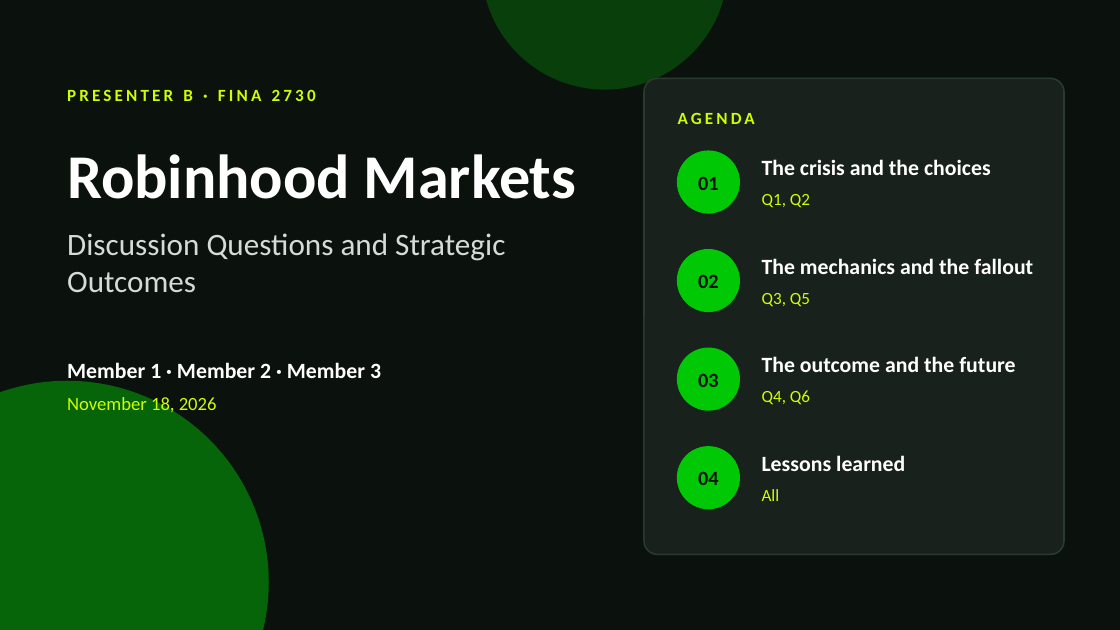
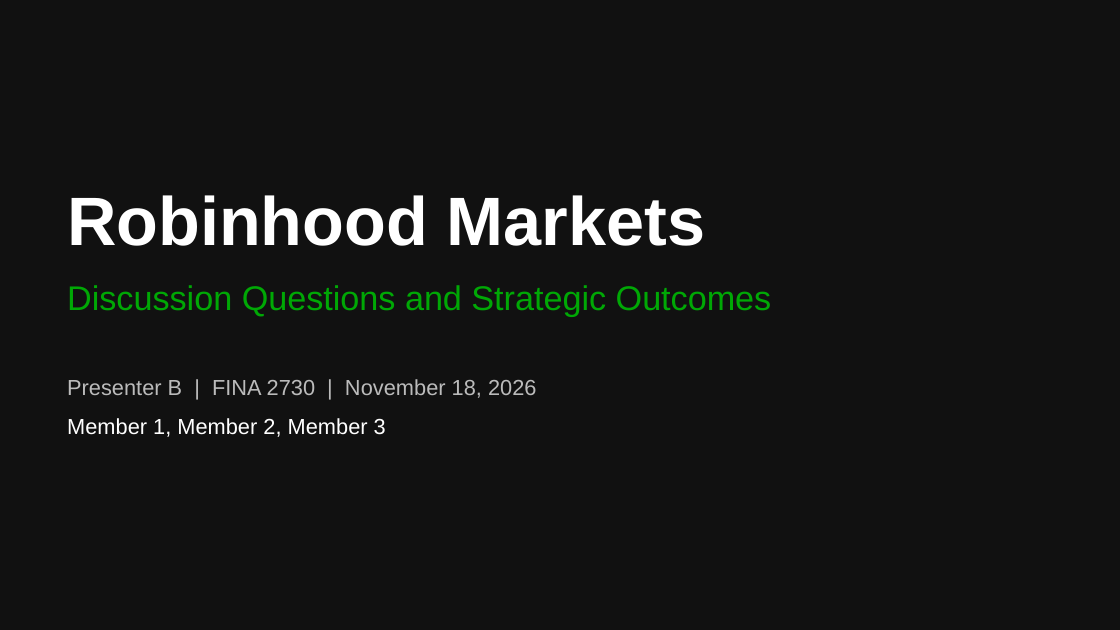
Before and after one commit to melissalcaraz1/DF, a slide deck: slide 1 of robinhood/Robinhood_Member1_Slides.pptx. Drawn at 1120x630 pixels with LibreOffice and Linux fonts; fonts in the diff are those of the drawing. Boxes give left, top, right and bottom in pixels: in the first picture for what was removed or moved away, otherwise in the second. Text is boxed around its words. In the diff, an @@ line names an element or a change of style, - is before the commit and + after.

```diff
--- a/robinhood/Robinhood_Member1_Slides.pptx
+++ b/robinhood/Robinhood_Member1_Slides.pptx
@@ background #0B120D to #111111 @@
@@ ellipse removed at (482, 0, 728, 90) @@
@@ rounded rectangle removed at (644, 78, 1064, 554) @@
@@ text removed at (678, 113, 755, 124) @@
-AGENDA
@@ text "Robinhood Markets": place and size @@
-text "Robinhood Markets" at (67, 154, 576, 199)
+text "Robinhood Markets" at (67, 195, 706, 246)
@@ text "Robinhood Markets" at (67, 195, 706, 246): size 40 to 44 pt, font Calibri to Arial @@
@@ ellipse removed at (678, 151, 739, 213) @@
@@ text removed at (698, 176, 718, 190) @@
-01
@@ text removed at (762, 159, 991, 175) @@
-The crisis and the choices
@@ text removed at (762, 194, 810, 208) @@
-Q1, Q2
@@ text "Discussion Questions and Strategic Outcomes": place and size @@
-text "Discussion Questions and Strategic Outcomes" at (67, 233, 505, 293)
+text "Discussion Questions and Strategic Outcomes" at (67, 285, 772, 316)
@@ text "Discussion Questions and Strategic Outcomes" at (67, 285, 772, 316): size 20 to 22 pt, font Calibri to Arial, text colour #D5DCD6 to #00A805; vertical alignment top to middle @@
@@ ellipse removed at (678, 250, 739, 311) @@
@@ text removed at (762, 258, 1033, 274) @@
-The mechanics and the fallout
@@ text removed at (698, 274, 718, 288) @@
-02
@@ text removed at (762, 293, 810, 307) @@
-Q3, Q5
@@ ellipse removed at (678, 348, 739, 410) @@
@@ text removed at (762, 356, 1015, 372) @@
-The outcome and the future
@@ ellipse removed at (0, 381, 269, 630) @@
@@ text at (67, 379, 536, 398): text changed; size 11 to 14 pt; font Calibri to Arial; text colour #CCFF00 to #BBBBBB; bold off @@
-PRESENTER B · FINA 2730
+Presenter B | FINA 2730 | November 18, 2026
@@ text removed at (698, 373, 718, 387) @@
-03
@@ text at (67, 418, 386, 437): text changed; font Calibri to Arial; bold off @@
-Member 1 · Member 2 · Member 3
+Member 1, Member 2, Member 3
@@ text removed at (67, 395, 217, 416) @@
-November 18, 2026
@@ text removed at (762, 390, 810, 405) @@
-Q4, Q6
@@ ellipse removed at (678, 447, 739, 508) @@
@@ text removed at (698, 471, 718, 485) @@
-04
@@ text removed at (762, 455, 905, 471) @@
-Lessons learned
@@ text removed at (762, 489, 780, 501) @@
-All
```
Also in this commit, not shown: 4 other slides changed, 6 other files.
